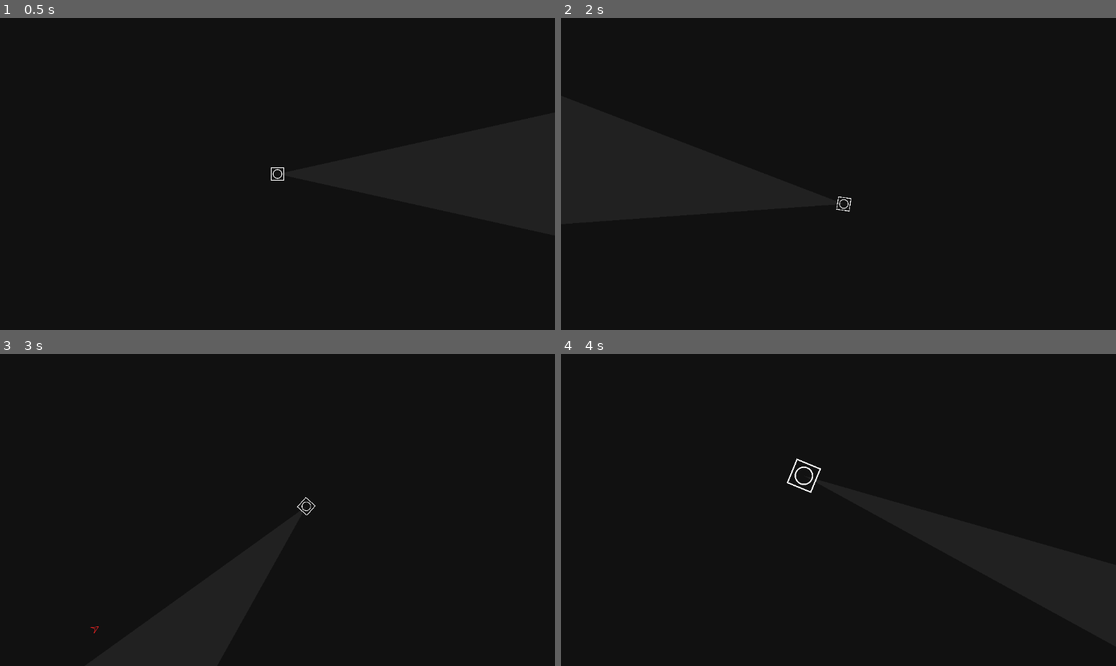
Above: before the commit, frames 1-4 (two rows, left to right).
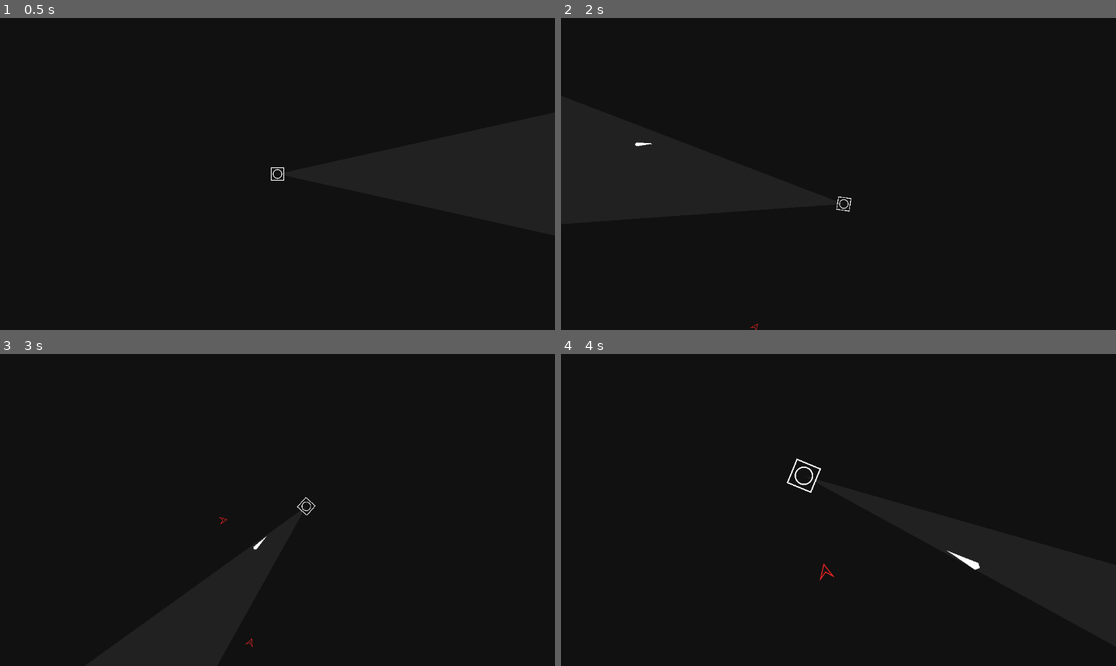
Above: after the commit, the same moments.

Repository: MemeCake789/Base01
Game: Godot game, scene res://main.tscn
Same seed, same stepped clock (60 frames per second), same inputs: the game is played once before the commit and once after it.
Inputs (mouse positions are in pixels of both pictures, inside the frame that each line leads up to):
- Up to frame 1 (0.5 s): no input
- Up to frame 2 (2 s): tap Enter at 0.5 s; move the mouse to (960, 158) at 0.52 s; hold D (move_right) 0.53-1.28 s; click (960, 158) at 0.6 s; move the mouse to (727, 189) at 1.27 s; hold S (move_down) from 1.28 s (still down); right-click (727, 189) at 1.35 s; click (727, 189) at 1.55 s
- Up to frame 3 (3 s): move the mouse to (333, 441) at 2.02 s; release S (move_down) at 2.03 s; hold D (move_right) 2.03-2.78 s; click (333, 441) at 2.1 s; move the mouse to (249, 572) at 2.77 s; hold W (move_up) from 2.78 s (still down); click (249, 572) at 2.85 s
- Up to frame 4 (4 s): move the mouse to (1005, 556) at 3.52 s; release W (move_up) at 3.53 s; hold A (move_left) from 3.53 s (still down); hold Right mouse button (right_click) from 3.53 s (still down); click (1005, 556) at 3.8 s

Frame 1 is identical in both runs. In frame 2, less than 0.1% of the frame differs, in the area x 13-36%, y 39-100%; in frame 3, less than 0.1%; in frame 4, 0.1%, in the area x 46-76%, y 63-73%.

Commit message:
Shooting

Diff:
--- /dev/null
+++ b/bullet.gd
@@ -0,0 +1,11 @@
+extends RigidBody2D
+
+var speed = 1000
+
+func _physics_process(delta):
+	linear_velocity = transform.x * speed
+
+func _on_Bullet_body_entered(body):
+	if body.is_in_group("Enemy"):
+		body.queue_free()
+	queue_free()
--- /dev/null
+++ b/bullet.tscn
@@ -0,0 +1,21 @@
+[gd_scene load_steps=3 format=3 uid="uid://jbk710cg66q8"]
+
+[ext_resource type="Script" path="res://bullet.gd" id="1_prouh"]
+
+[sub_resource type="CircleShape2D" id="CircleShape2D_3kfgy"]
+radius = 38.29
+
+[node name="RigidBody2D" type="RigidBody2D"]
+collision_layer = 2
+collision_mask = 2
+gravity_scale = 0.0
+script = ExtResource("1_prouh")
+
+[node name="CollisionShape2D" type="CollisionShape2D" parent="."]
+position = Vector2(3, 0)
+scale = Vector2(0.154818, 0.154818)
+shape = SubResource("CircleShape2D_3kfgy")
+
+[node name="Polygon2D" type="Polygon2D" parent="."]
+scale = Vector2(0.164903, 0.164903)
+polygon = PackedVector2Array(47, 0, 24, -24, -192, 0, 24, 24)
--- a/enemy.gd
+++ b/enemy.gd
@@ -1,6 +1,6 @@
 extends CharacterBody2D
 
-var speed			: int = 100
+var speed			: int = 300
 var player			: CharacterBody2D = null
 var player_chase 	: bool = false
 
--- a/player.gd
+++ b/player.gd
@@ -17,7 +17,14 @@
 var target_foci_zoom = 			FOCI_ZOOM_OUT_TARGET
 var target_foci_hitbox_zoom = 	FOCI_ZOOM_OUT_TARGET
 
+@export var Bullet : PackedScene
 
+func shoot():
+	var b = Bullet.instantiate()
+	owner.add_child(b)
+	b.global_position = global_position
+	b.linear_velocity = velocity.normalized()
+	b.look_at(get_global_mouse_position())
 
 func _ready():
 	pass
@@ -41,6 +48,8 @@
 	%Shoot_Range.polygon[2] = 			lerp(%Shoot_Range.polygon[2], 			target_foci_zoom[1], 		ZOOM_SPEED * delta)
 
 	$Camera2D.zoom = lerp($Camera2D.zoom, target_zoom, ZOOM_SPEED * delta)
+	if Input.is_action_just_pressed("shoot"):
+		shoot()
 
 func _input(event):
 	if event.is_action_pressed("right_click"):
--- a/player.tscn
+++ b/player.tscn
@@ -1,6 +1,7 @@
-[gd_scene load_steps=4 format=3 uid="uid://c3lrg1xy3kqgb"]
+[gd_scene load_steps=5 format=3 uid="uid://c3lrg1xy3kqgb"]
 
 [ext_resource type="Script" path="res://player.gd" id="1_avse6"]
+[ext_resource type="PackedScene" uid="uid://jbk710cg66q8" path="res://bullet.tscn" id="2_2b2eh"]
 [ext_resource type="Texture2D" uid="uid://clyhbua34dayn" path="res://Image.png" id="2_soubv"]
 
 [sub_resource type="RectangleShape2D" id="RectangleShape2D_mxrov"]
@@ -9,6 +10,7 @@
 [node name="Player" type="CharacterBody2D" groups=["Player"]]
 scale = Vector2(0.404858, 0.404858)
 script = ExtResource("1_avse6")
+Bullet = ExtResource("2_2b2eh")
 
 [node name="BG" type="Polygon2D" parent="."]
 position = Vector2(-4408.95, -3895.19)
@@ -41,3 +43,8 @@
 [node name="Shoot_Range_Hitbox" type="CollisionPolygon2D" parent="Shoot_Detector"]
 unique_name_in_owner = true
 polygon = PackedVector2Array(0, 0, 1800, -400, 1800, 400)
+
+[node name="Shoot_Point" type="Marker2D" parent="."]
+unique_name_in_owner = true
+position = Vector2(91.3901, 0)
+gizmo_extents = 19.0
--- a/project.godot
+++ b/project.godot
@@ -50,6 +50,11 @@
 "events": [Object(InputEventMouseButton,"resource_local_to_scene":false,"resource_name":"","device":-1,"window_id":0,"a …(257 unchanged characters)…
 ]
 }
+shoot={
+"deadzone": 0.5,
+"events": [Object(InputEventMouseButton,"resource_local_to_scene":false,"resource_name":"","device":-1,"window_id":0,"alt_pressed":false,"shift_pressed":false,"ctrl_pressed":false,"meta_pressed":false,"button_mask":1,"position":Vector2(400, 3),"global_position":Vector2(409, 49),"factor":1.0,"button_index":1,"canceled":false,"pressed":true,"double_click":false,"script":null)
+]
+}
 
 [rendering]
 
